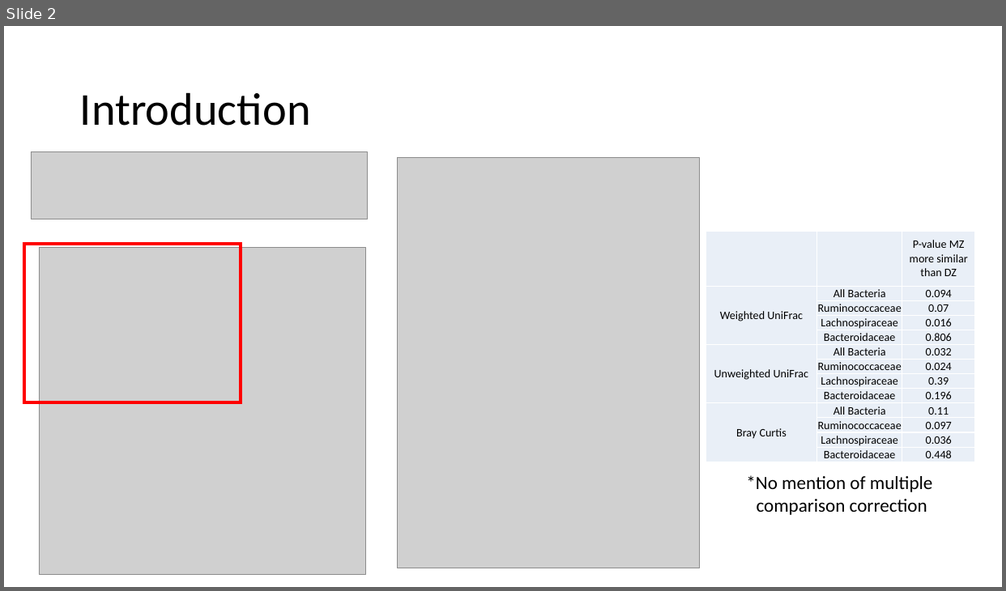
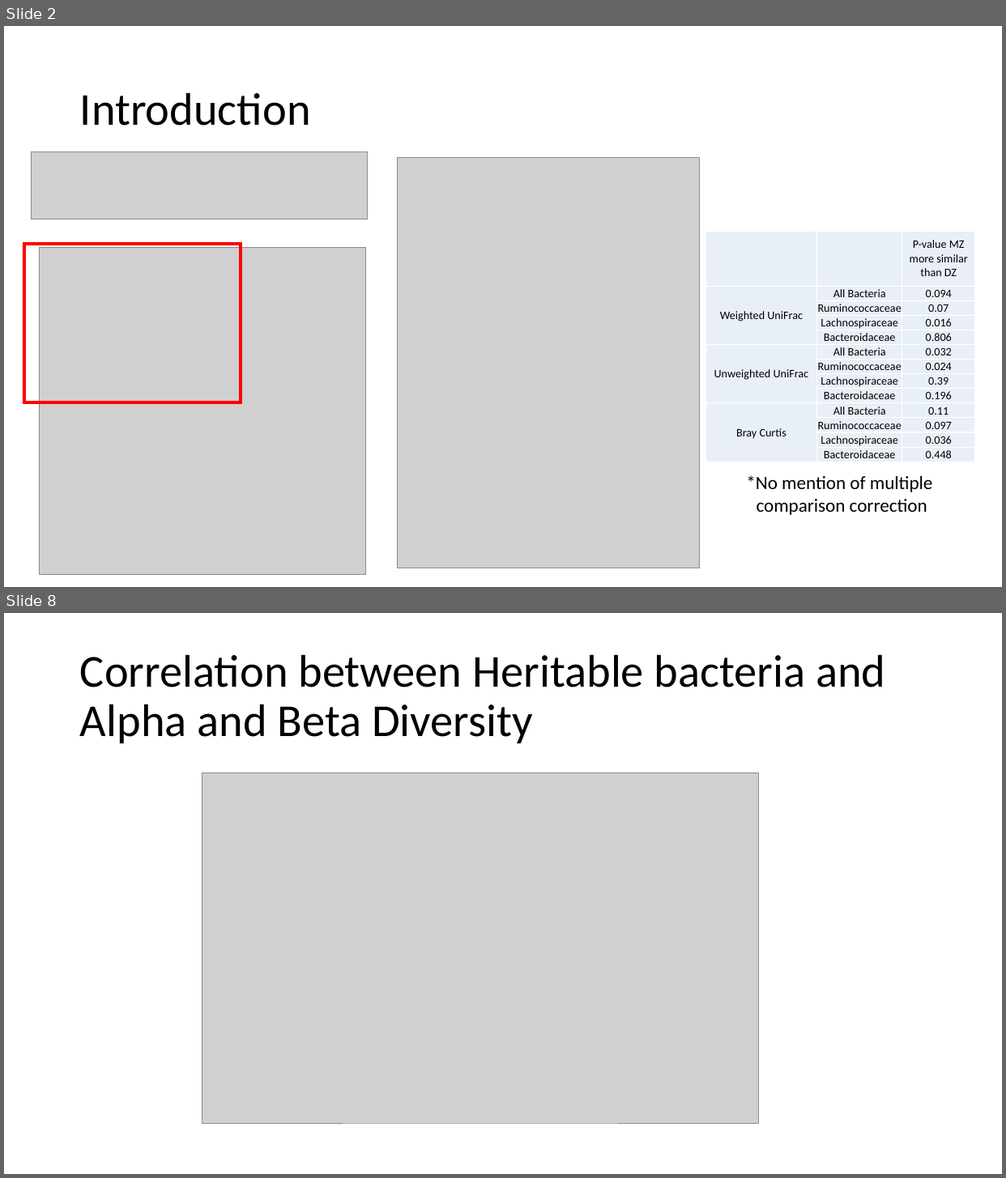
Before and after one commit to marcsze/SchlossLabPresentations, a slide deck: 2016_07_14/genetic_determinants_journal_club.pptx. Shown one above the other, each under a label of ours: slide 2 before the commit, slides 2 and 8 after it; the slides between them are not shown. The pictures are 1006x591 and 1006x1178 pixels, drawn with LibreOffice and Linux fonts; fonts in the diff are those of the drawing; grey boxes stand for pictures. Boxes give left, top, right and bottom in pixels: in the first picture for what was removed or moved away, otherwise in the second. Text is boxed around its words. In the diff, an @@ line names an element or a change of style, - is before the commit and + after.

```diff
--- a/2016_07_14/genetic_determinants_journal_club.pptx
+++ b/2016_07_14/genetic_determinants_journal_club.pptx
@@ slide 8 added at [4,613,1002,1174], background #FFFFFF @@
@@ title added at [80,654,885,743], 44 pt, text #000000 @@
+Correlation between Heritable bacteria and Alpha and Beta Diversity
@@ picture added at [202,773,759,1123] @@
```
Also in this commit, not shown: 1 slide changed, 5 other slides added, 2 other files.
